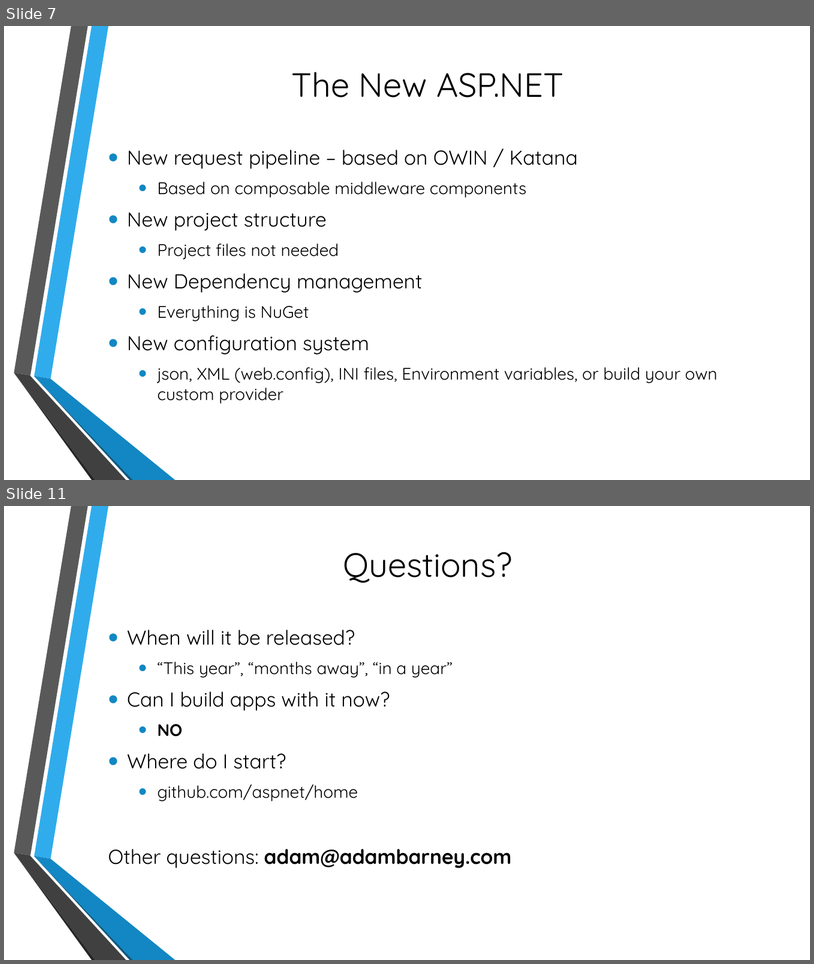
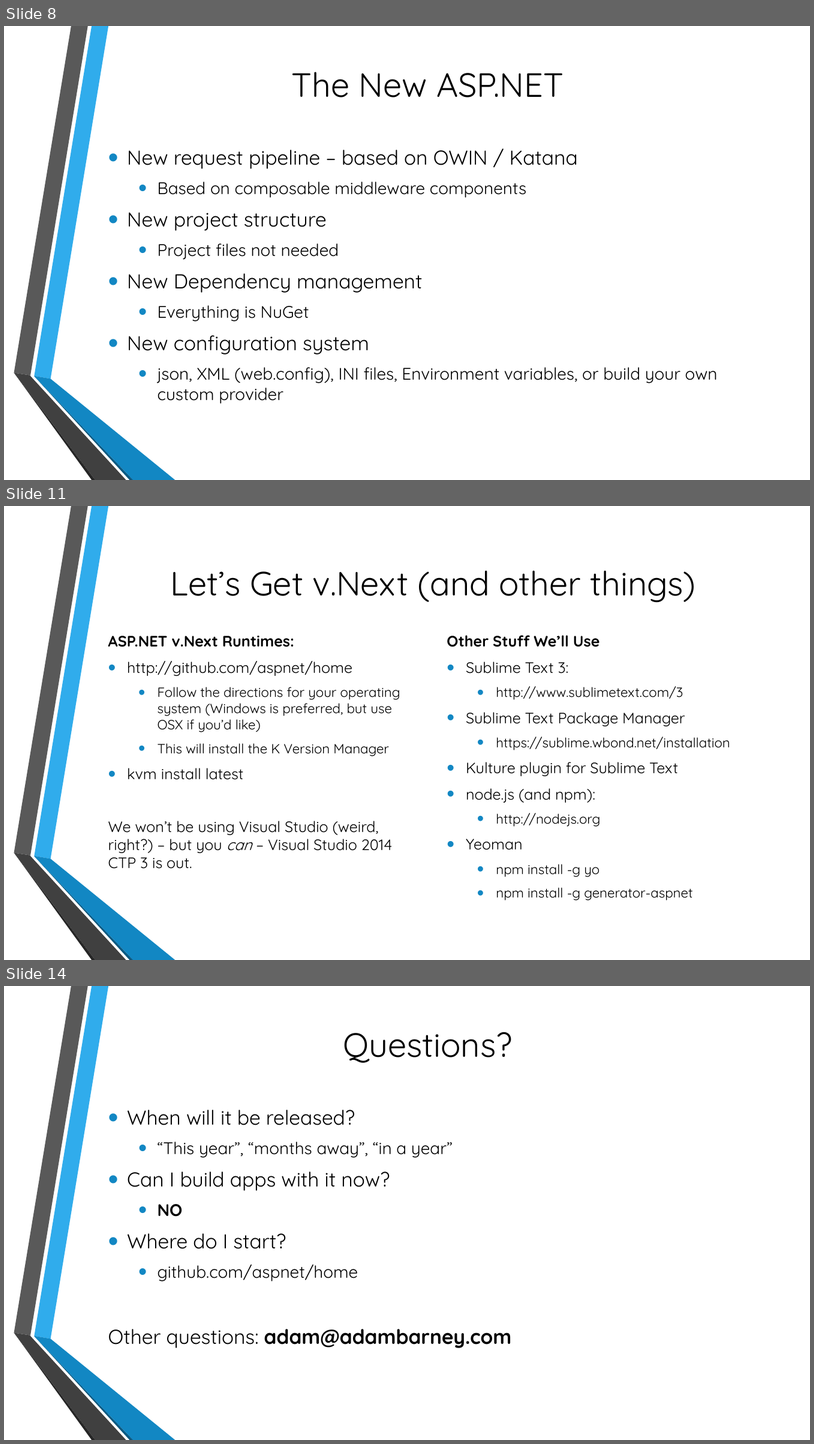
Before and after one commit to cabarney/ASP.NET-v.Next-Talk, a slide deck: Getting to Know ASP.pptx. Shown one above the other, each under a label of ours: slides 7 and 11 before the commit, slides 8, 11 and 14 after it; the slides between them are not shown. The pictures are 814x964 and 814x1444 pixels, drawn with LibreOffice and Linux fonts; fonts in the diff are those of the drawing; background and template pictures are left out. Boxes give left, top, right and bottom in pixels: in the first picture for what was removed or moved away, otherwise in the second. Text is boxed around its words. In the diff, an @@ line names an element or a change of style, - is before the commit and + after.

```diff
--- a/Getting to Know ASP.pptx
+++ b/Getting to Know ASP.pptx
@@ slide 11 added at <box>4,506,810,960</box>, background picture (left out); not listed: 6 template elements that a slide beside it also shows @@
@@ title added at <box>171,570,696,603</box>, 40 pt, text #000000 @@
+Let’s Get v.Next (and other things)
@@ text added at <box>108,636,401,868</box>, 18 pt, text #000000 @@
+ASP.NET v.Next Runtimes:
+• http://github.com/aspnet/home
+  • Follow the directions for your operating system (Windows is preferred, but use OSX if you’d like)
+  • This will install the K Version Manager
+• kvm install latest
+We won’t be using Visual Studio (weird, right?) – but you can – Visual Studio 2014 CTP 3 is out.
@@ text added at <box>447,635,730,900</box>, 16 pt, text #000000 @@
+Other Stuff We’ll Use
+• Sublime Text 3:
+  • http://www.sublimetext.com/3
+• Sublime Text Package Manager
+  • https://sublime.wbond.net/installation
+• Kulture plugin for Sublime Text
+• node.js (and npm):
+  • http://nodejs.org
+• Yeoman
+  • npm install -g yo
+  • npm install -g generator-aspnet
@@ what was slide 7 is now slide 8 @@
@@ what was slide 11 is now slide 14 @@
```
Also in this commit, not shown: 3 slides changed, 3 other slides added, 1 slide removed, 50 other files.
